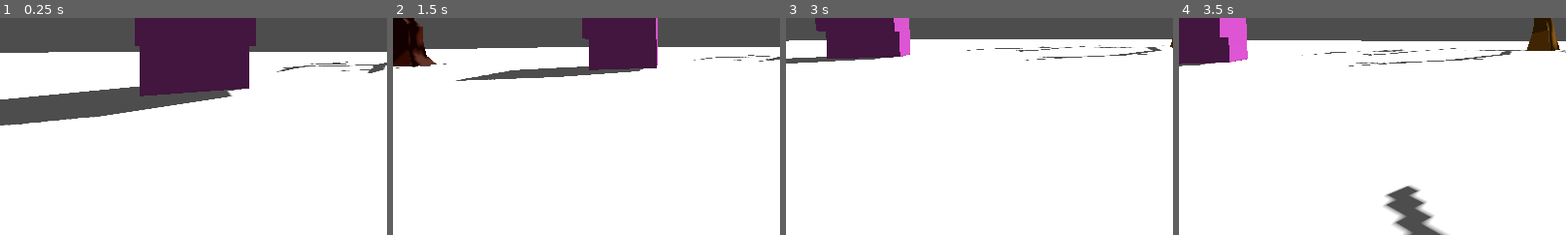
Above: before the commit, frames 1-4 (left to right).
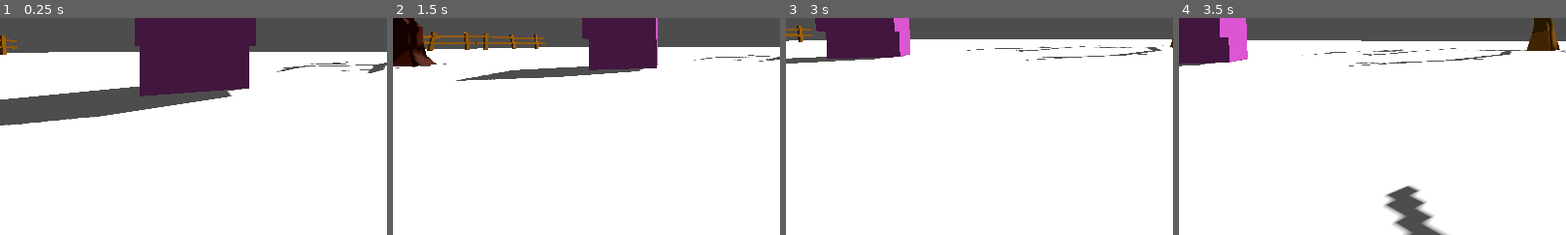
Above: after the commit, the same moments.

Repository: thedevbones/project-hillbilly
Game: Godot game, scene res://world.tscn
The game is run twice, just before and just after one commit, with the same random seed, the same clock (stepped at 60 frames per second) and the same inputs.
Inputs (mouse positions are % of the whole screen's width and height, from its top left):
- Up to frame 1 (0.25 s): no input
- Up to frame 2 (1.5 s): move the mouse to (55, 50) at 0.52 s; hold D (walk_right) 0.53-1.28 s; hold Ctrl (crouch) 0.53-1.28 s; tap Space (jump) at 0.77 s; move the mouse to (45, 50) at 1.27 s; hold S (walk_back) from 1.28 s (still down); tap Shift (sprint) at 1.35 s
- Up to frame 3 (3 s): tap Space (jump) at 1.52 s; move the mouse to (52, 48) at 2.02 s; release S (walk_back) at 2.03 s; hold D (walk_right) from 2.03 s (still down); tap W (walk_foward) at 2.1 s; move the mouse to (49, 52) at 2.77 s; tap Ctrl (crouch) at 2.85 s
- Up to frame 4 (3.5 s): keep holding D (walk_right); tap Space (jump) at 3.02 s
The pictures show only the part of the screen within x 0-50%, y 44-94%; the shares and areas given below are measured in that part.

The runs differ from the first frame. In frame 1, 0.2% of the frame differs, in the area x 0-5%, y 8-17%; in frame 2, 0.9%, in the area x 7-40%, y 6-16%; in frame 3, 0.2%; in frame 4, nothing differs.

Commit message:
Added fences to world

Diff:
--- a/world.tscn
+++ b/world.tscn
@@ -105,3 +105,9 @@
 
 [node name="fence03" parent="." instance=ExtResource("7_3wrog")]
 transform = Transform3D(0.5, 0, 0, 0, 0.5, 0, 0, 0, 0.5, -40.648, 0.302106, -0.595431)
+
+[node name="fence04" parent="." instance=ExtResource("7_3wrog")]
+transform = Transform3D(0.5, 0, 0, 0, 0.5, 0, 0, 0, 0.5, -40.7225, 0.427092, -21.2915)
+
+[node name="fence05" parent="." instance=ExtResource("7_3wrog")]
+transform = Transform3D(-0.499825, 0, 0.0132106, 0, 0.5, 0, -0.0132106, 0, -0.499825, -40.5285, 0.424229, -29.0861)
